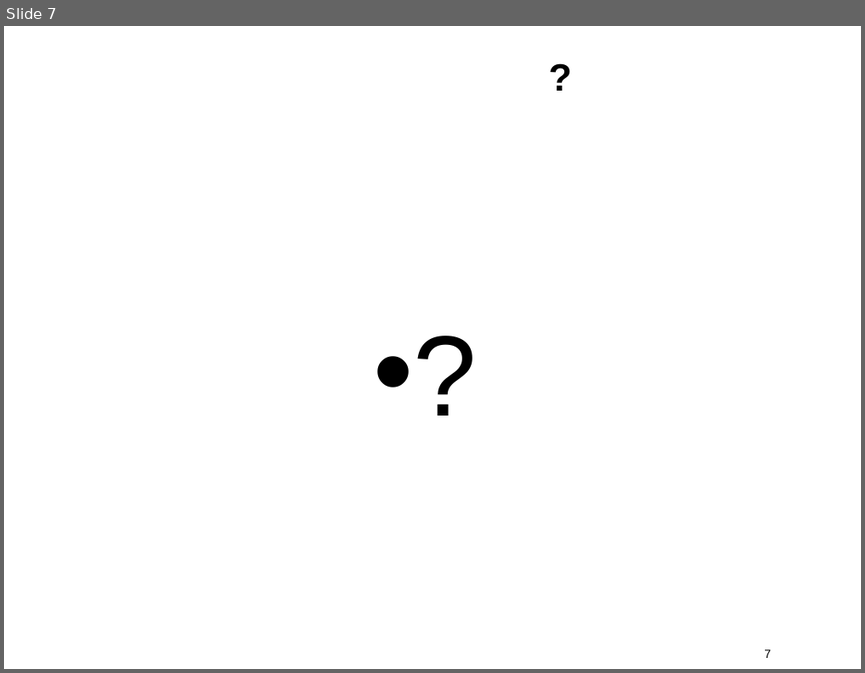
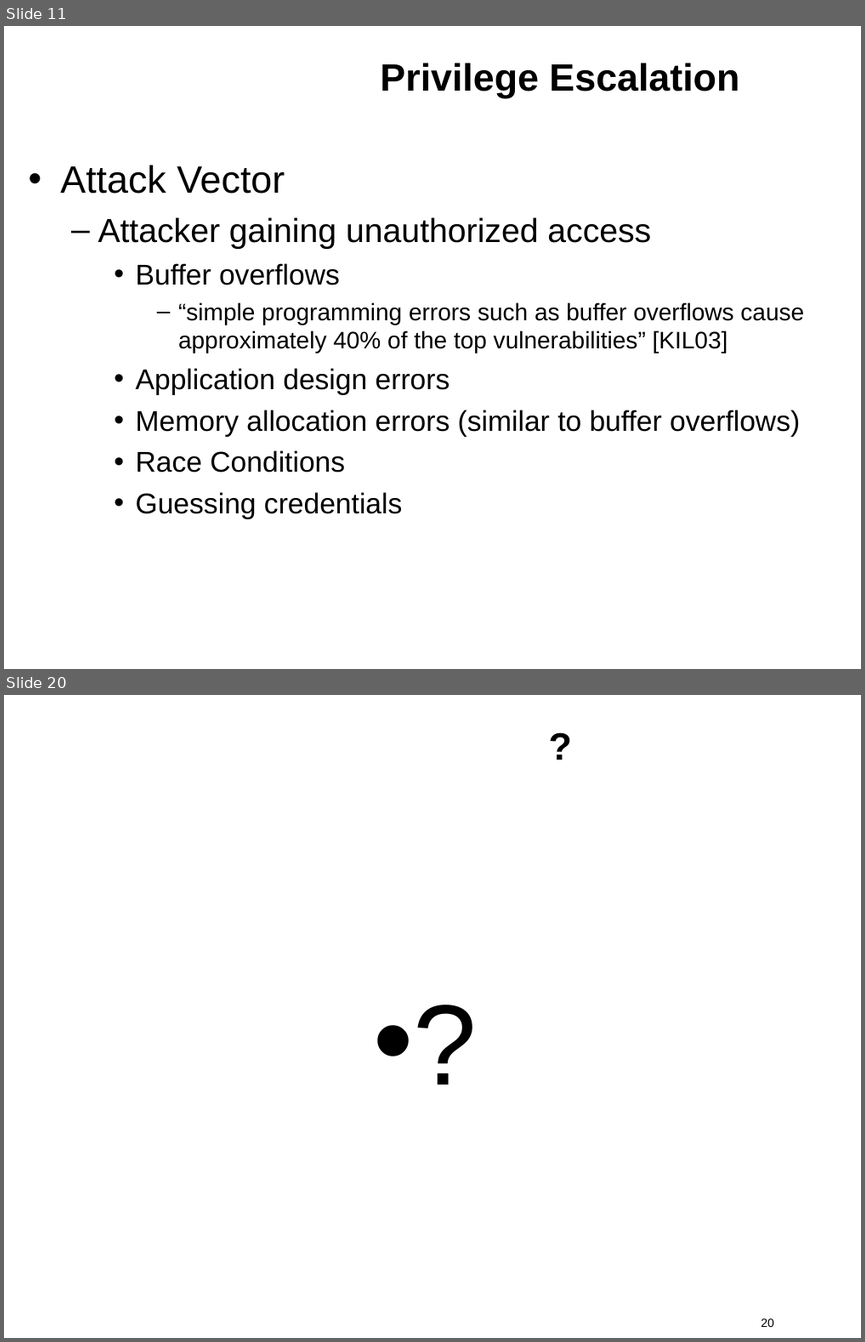
Before and after one commit to kkaempf/openwbem, a slide deck: doc/MDC-06-Security.odp. Shown one above the other, each under a label of ours: slide 7 before the commit, slides 11 and 20 after it; the slides between them are not shown. The pictures are 865x673 and 865x1342 pixels, drawn with LibreOffice and Linux fonts; fonts in the diff are those of the drawing; background and template pictures are left out. Boxes give left, top, right and bottom in pixels: in the first picture for what was removed or moved away, otherwise in the second. Text is boxed around its words. In the diff, an @@ line names an element or a change of style, - is before the commit and + after.

```diff
--- a/doc/MDC-06-Security.odp
+++ b/doc/MDC-06-Security.odp
@@ slide 11 added at (4,26,861,669), background #FFFFFF @@
@@ title added at (380,63,739,98), 32 pt, text #000000, bold @@
+Privilege Escalation
@@ text added at (60,165,804,519), 24 pt, text #000000 @@
+• Attack Vector
+  – Attacker gaining unauthorized access
+    • Buffer overflows
+      – “simple programming errors such as buffer overflows cause approximately 40% of the top vulnerabilities” [KIL03]
+    • Application design errors
+    • Memory allocation errors (similar to buffer overflows)
+    • Race Conditions
+    • Guessing credentials
@@ what was slide 7 is now slide 20 @@
@@ page number at (760,1318,774,1327): text changed @@
-7
+20
```
Also in this commit, not shown: 4 slides changed, 14 other slides added, 2 slides removed.
